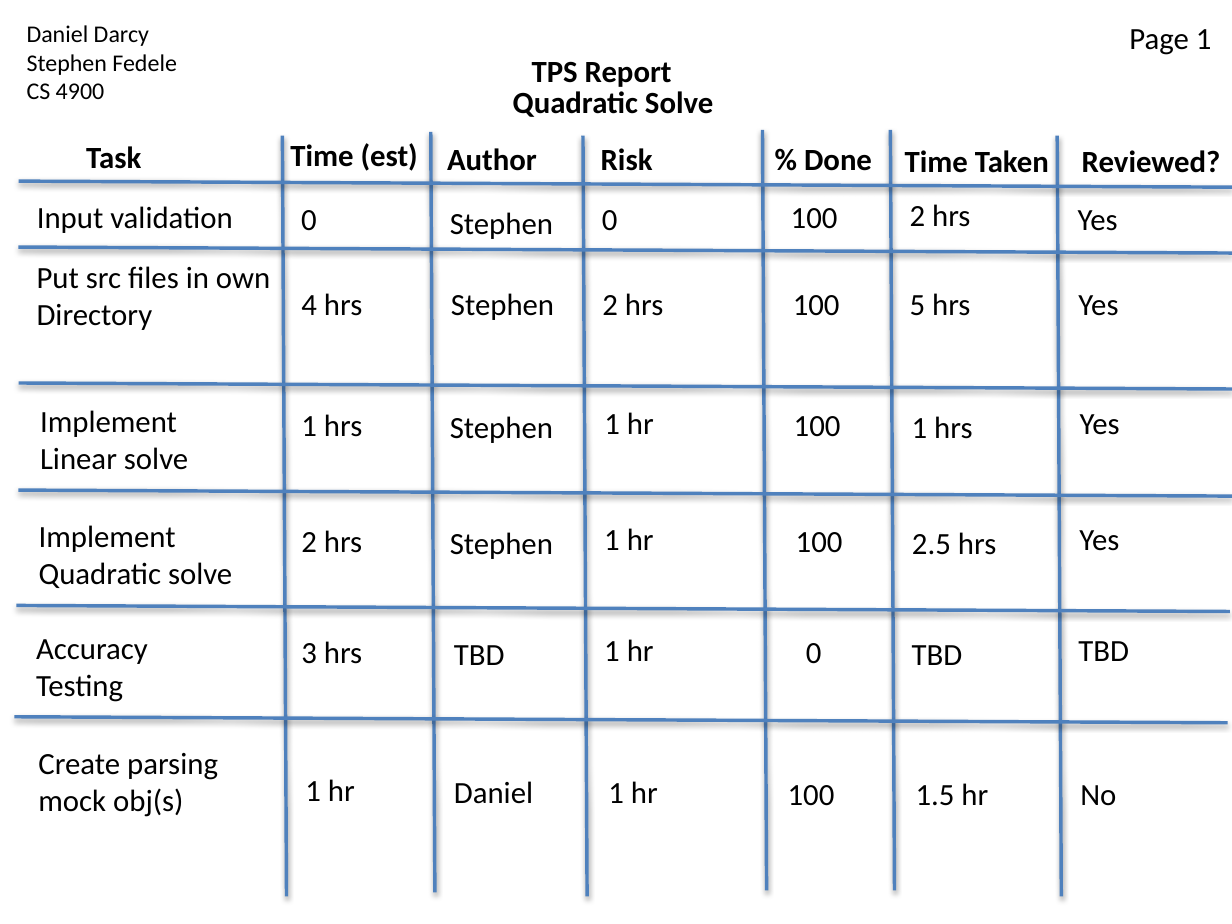
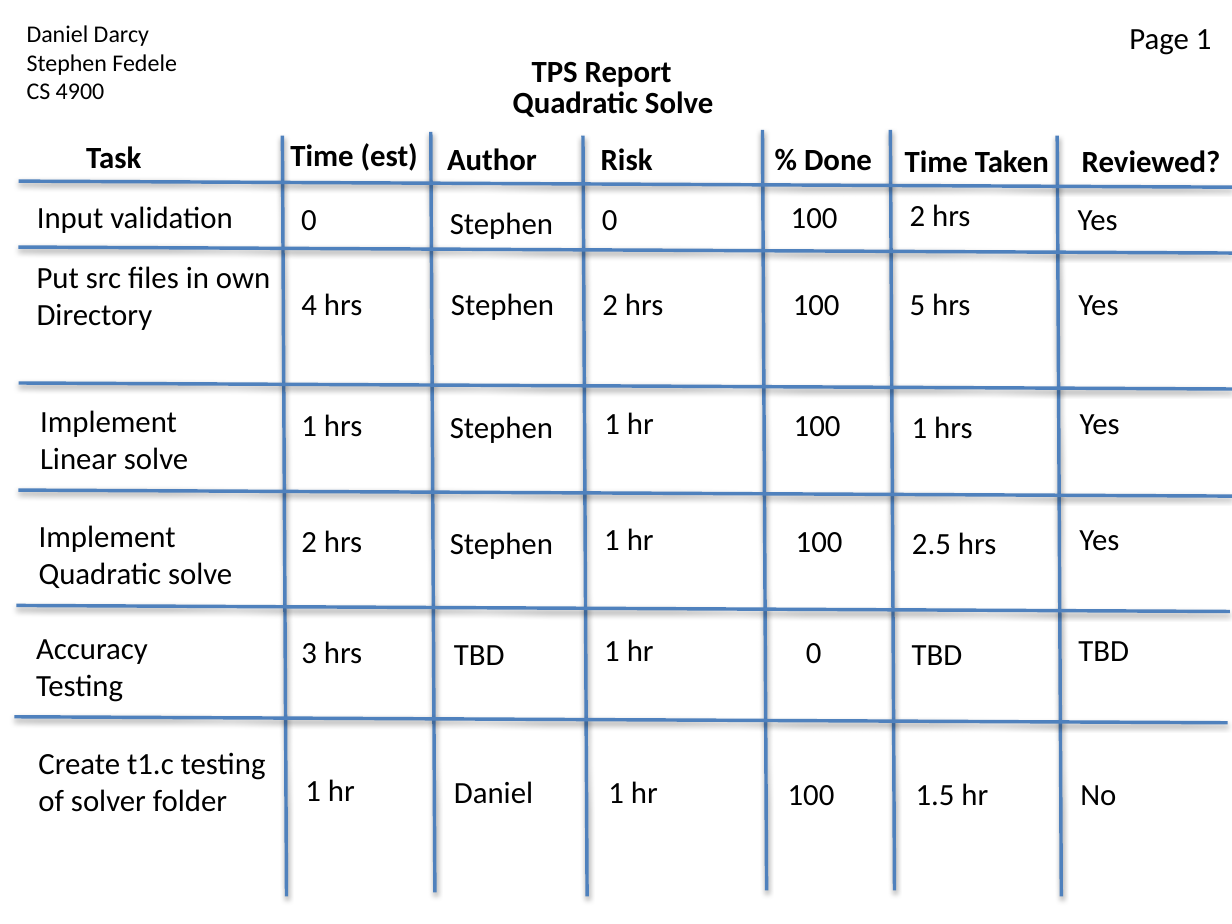
Before and after one commit to strangeprogrammer/CS4900QuadraticSolve, a slide deck: slide 2 of Tps_Stories.pptx. Drawn at 1232x924 pixels with LibreOffice and Linux fonts; fonts in the diff are those of the drawing. Boxes give left, top, right and bottom in pixels: in the first picture for what was removed or moved away, otherwise in the second. Text is boxed around its words. In the diff, an @@ line names an element or a change of style, - is before the commit and + after.

```diff
--- a/Tps_Stories.pptx
+++ b/Tps_Stories.pptx
@@ text at <box>38,752,266,812</box>: text changed @@
-Create parsing
-mock obj(s)
+Create t1.c testing
+of solver folder
```
Also in this commit, not shown: 3 other slides changed, 1 slide added, 10 other files.
